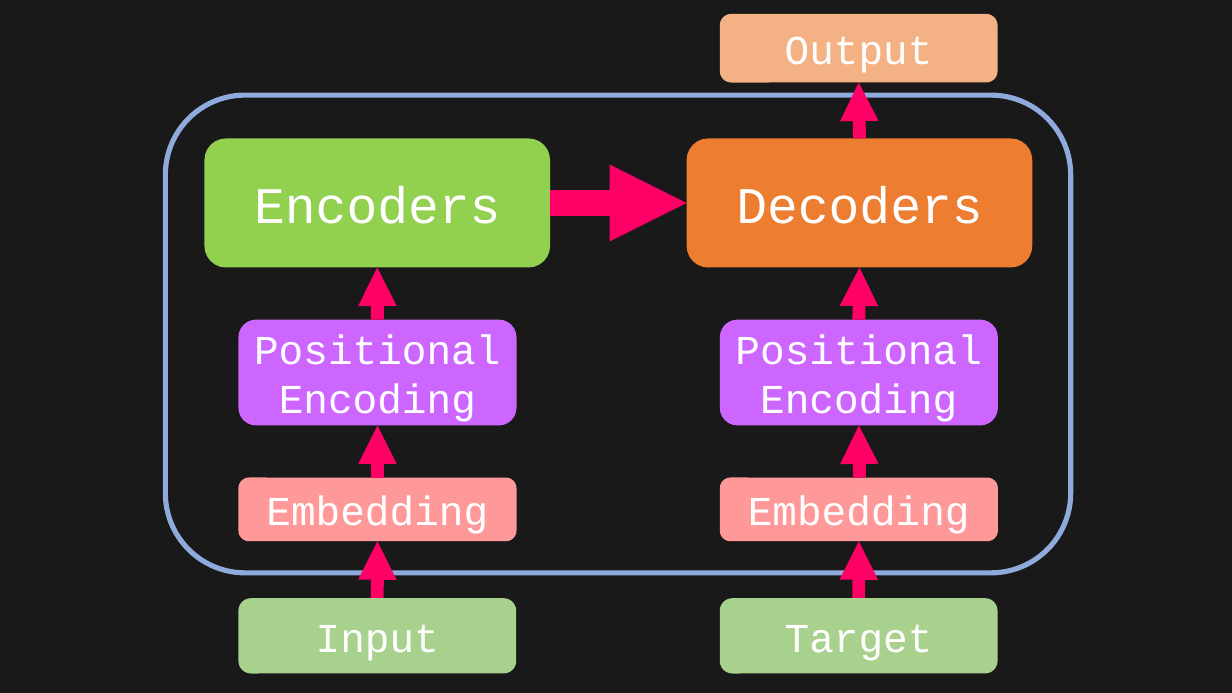
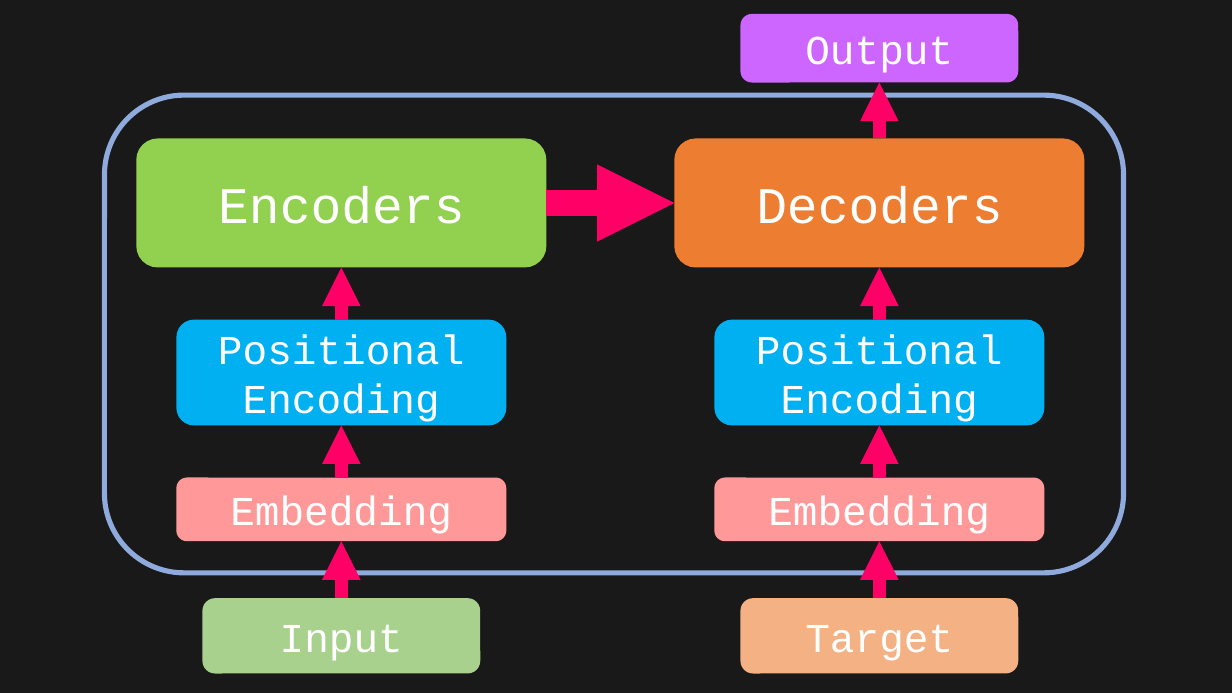
Before and after one commit to toonnyy8/PPT, a slide deck: slide 8 of Attention-is-all-you-need/image.pptx. Drawn at 1232x693 pixels with LibreOffice and Linux fonts; fonts in the diff are those of the drawing. Boxes give left, top, right and bottom in pixels: in the first picture for what was removed or moved away, otherwise in the second. Text is boxed around its words. In the diff, an @@ line names an element or a change of style, - is before the commit and + after.

```diff
--- a/Attention-is-all-you-need/image.pptx
+++ b/Attention-is-all-you-need/image.pptx
@@ rounded rectangle "Output" at bbox=[740, 14, 1019, 82]: fill #F4B183 to #CC66FF @@
@@ rounded rectangle: place and size @@
-rounded rectangle at bbox=[165, 95, 1071, 573]
+rounded rectangle at bbox=[104, 95, 1124, 573]
@@ rounded rectangle "Encoders": place and size @@
-rounded rectangle "Encoders" at bbox=[204, 139, 550, 268]
+rounded rectangle "Encoders" at bbox=[137, 139, 547, 268]
@@ rounded rectangle "Decoders": place and size @@
-rounded rectangle "Decoders" at bbox=[687, 139, 1032, 268]
+rounded rectangle "Decoders" at bbox=[675, 139, 1085, 268]
@@ arrow moved from (550, 203) - (687, 203) to (546, 203) - (675, 203) @@
@@ 3 arrows, 1 rounded rectangle: place and size @@
-3 arrows, 1 rounded rectangle at bbox=[238, 268, 517, 674]
+3 arrows, 1 rounded rectangle at bbox=[202, 268, 481, 674]
@@ 4 arrows, 2 rounded rectangles: place and size @@
-4 arrows, 2 rounded rectangles at bbox=[720, 14, 998, 674]
+4 arrows, 2 rounded rectangles at bbox=[740, 14, 1019, 674]
@@ rounded rectangle "Positional Encoding" at bbox=[177, 320, 506, 426]: fill #CC66FF to #00B0F0 @@
@@ rounded rectangle "Positional Encoding": place and size @@
-rounded rectangle "Positional Encoding" at bbox=[238, 320, 517, 426]
+rounded rectangle "Positional Encoding" at bbox=[177, 320, 506, 426]
@@ rounded rectangle "Positional Encoding": place and size @@
-rounded rectangle "Positional Encoding" at bbox=[720, 320, 998, 426]
+rounded rectangle "Positional Encoding" at bbox=[714, 320, 1044, 426]
@@ rounded rectangle "Positional Encoding" at bbox=[714, 320, 1044, 426]: fill #CC66FF to #00B0F0 @@
@@ rounded rectangle "Embedding": place and size @@
-rounded rectangle "Embedding" at bbox=[238, 478, 517, 542]
+rounded rectangle "Embedding" at bbox=[177, 478, 506, 542]
@@ rounded rectangle "Embedding": place and size @@
-rounded rectangle "Embedding" at bbox=[720, 478, 998, 542]
+rounded rectangle "Embedding" at bbox=[714, 478, 1044, 542]
@@ rounded rectangle "Target" at bbox=[740, 598, 1019, 674]: fill #A9D18E to #F4B183 @@
```
Also in this commit, not shown: 6 slides added, 2 other files.
